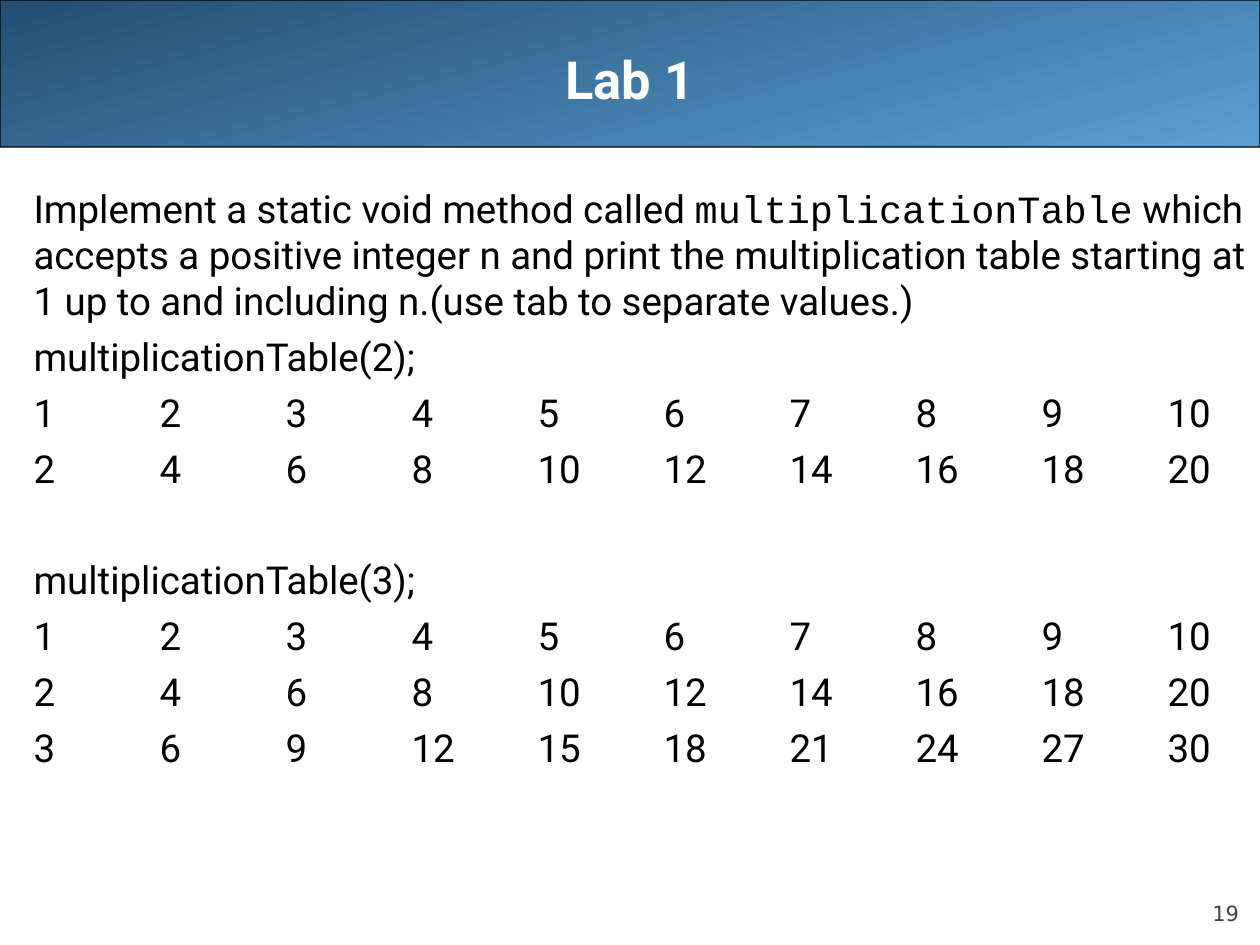
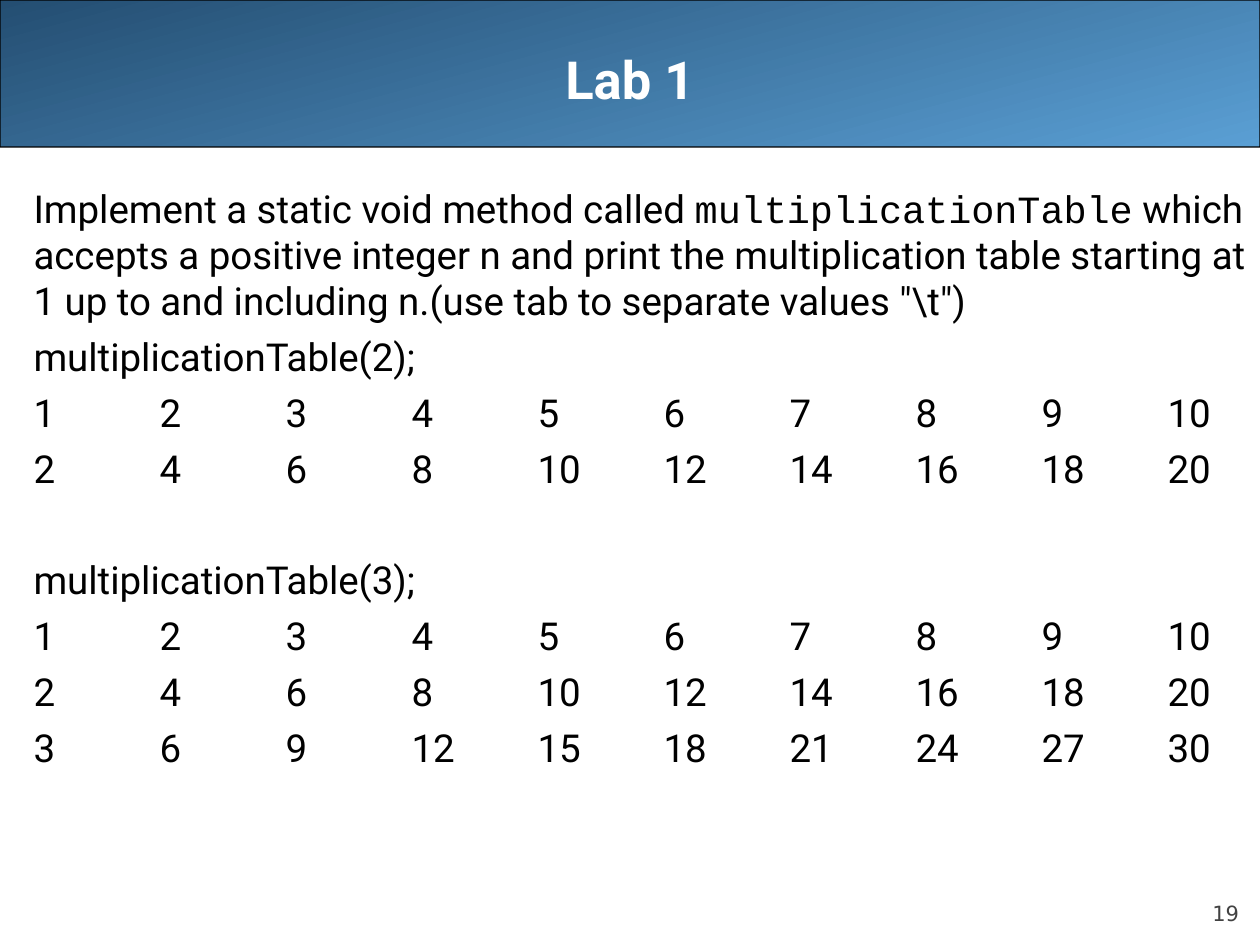
Before and after one commit to LongBaoNguyen/longbaonguyen.github.io, a slide deck: slide 19 of courses/apcsa/lecture12.ppt. Drawn at 1260x945 pixels with LibreOffice and Linux fonts; fonts in the diff are those of the drawing. Boxes give left, top, right and bottom in pixels: in the first picture for what was removed or moved away, otherwise in the second. Text is boxed around its words. In the diff, an @@ line names an element or a change of style, - is before the commit and + after.

```diff
--- a/courses/apcsa/lecture12.ppt
+++ b/courses/apcsa/lecture12.ppt
@@ text at (34, 194, 1245, 324): text changed @@
-Implement a static void method called multiplicationTable which accepts a positive integer n and print the multiplication table starting at 1 up to and including n.(use tab to separate values.)
+Implement a static void method called multiplicationTable which accepts a positive integer n and print the multiplication table starting at 1 up to and including n.(use tab to separate values "\t")
```
Also in this commit, not shown: 4 other files.
